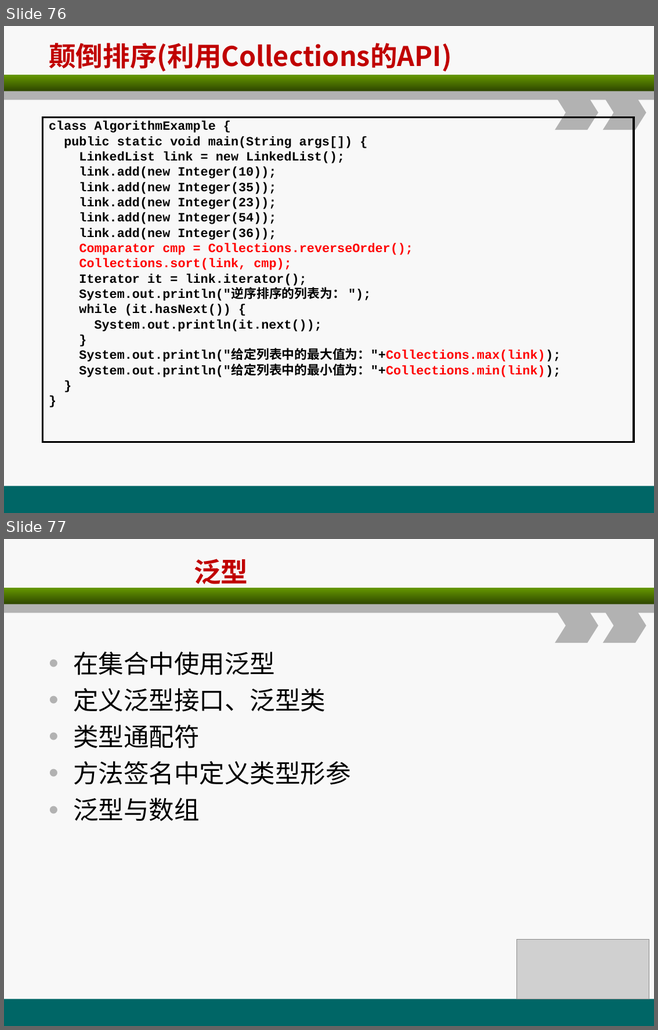
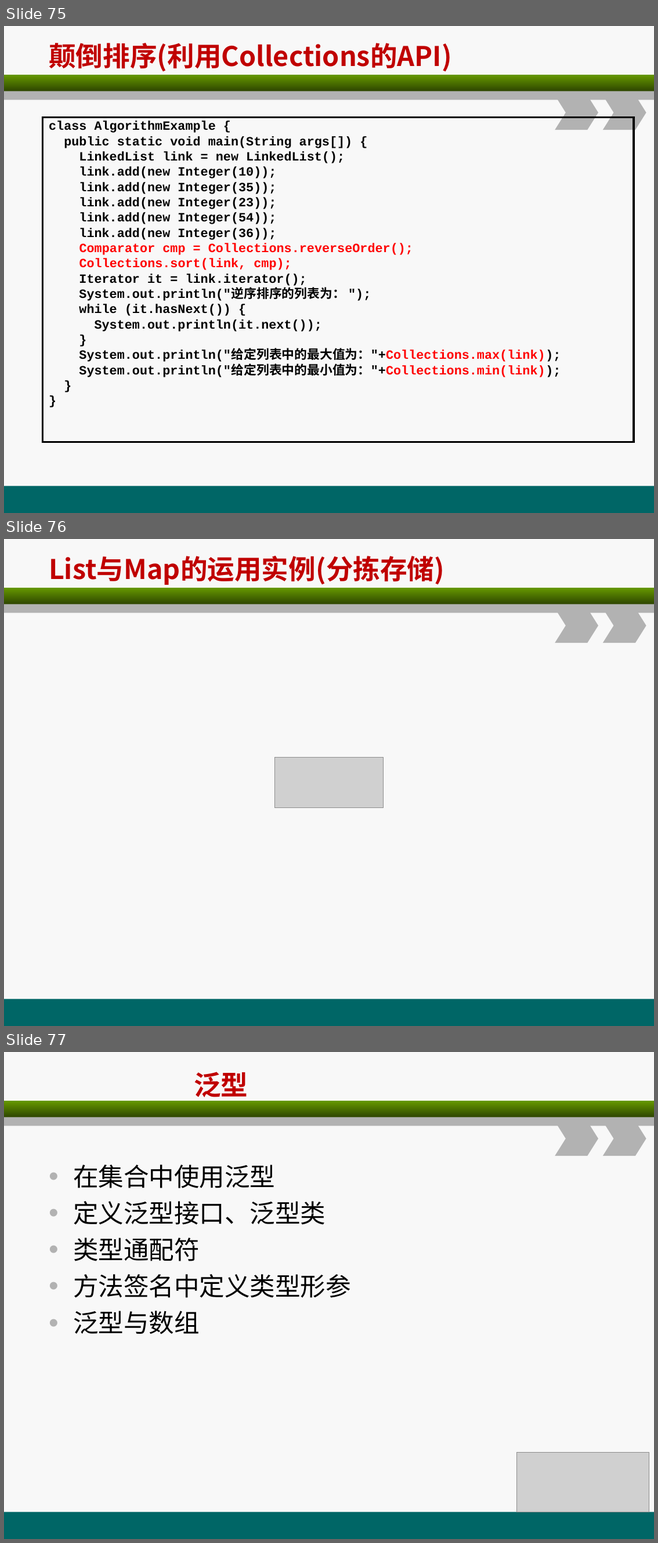
Before and after one commit to christwei/gitDoc, a slide deck: 课件/环宇/java编程基础/A3.ppt. Shown one above the other, each under a label of ours: slides 76 and 77 before the commit, slides 75, 76 and 77 after it. The pictures are 658x1030 and 658x1543 pixels, drawn with LibreOffice and Linux fonts; fonts in the diff are those of the drawing; grey boxes stand for pictures. Boxes give left, top, right and bottom in pixels: in the first picture for what was removed or moved away, otherwise in the second. Text is boxed around its words. In the diff, an @@ line names an element or a change of style, - is before the commit and + after.

```diff
--- a/课件/环宇/java编程基础/A3.ppt
+++ b/课件/环宇/java编程基础/A3.ppt
@@ slide 76 added at (x1=4, y1=539, x2=654, y2=1026), background #F8F8F8; not listed: 5 template elements that a slide beside it also shows @@
@@ text added at (x1=49, y1=556, x2=444, y2=585), 30 pt, text #C00000, bold @@
+List与Map的运用实例(分拣存储)
@@ picture added at (x1=275, y1=757, x2=383, y2=808) @@
@@ what was slide 76 is now slide 75 @@
```
Also in this commit, not shown: 9 slides changed, 1 slide removed, 12 other files.
